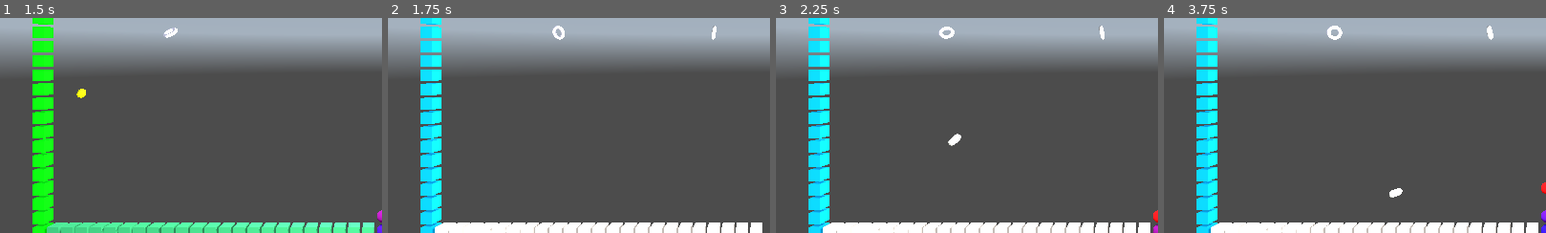
Above: before the commit, frames 1-4 (left to right).
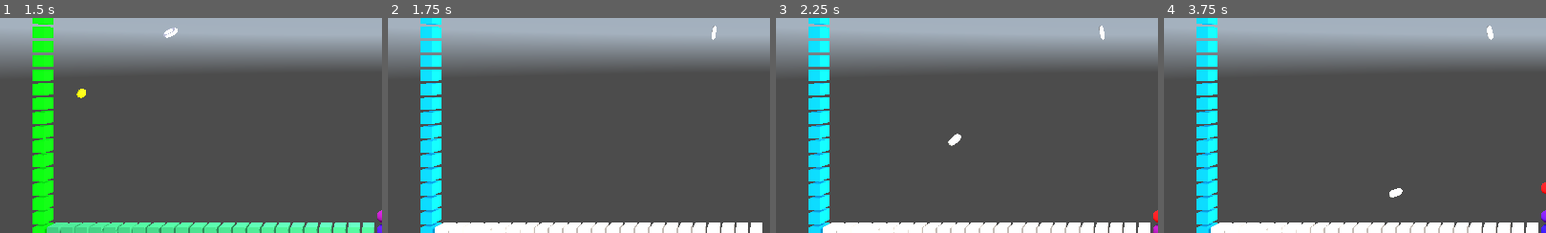
Above: after the commit, the same moments.

Repository: kasworld/gd4snakebyte3d
Game: Godot game, scene res://main.tscn
Two runs of this game, one before a commit and one after it. Both use one fixed random seed, a clock stepped at 60 frames per second and the inputs below. A sky picture missing from this copy of the repository is replaced by a grey-blue gradient.
Inputs (mouse positions are % of the whole screen's width and height, from its top left):
- Up to frame 1 (1.5 s): tap Enter at 0.5 s; move the mouse to (72, 45) at 0.52 s; hold Right 0.53-1.28 s; click (72, 45) at 0.67 s; move the mouse to (30, 55) at 1.27 s; hold Down from 1.28 s (still down)
- Up to frame 2 (1.75 s): keep holding Down
- Up to frame 3 (2.25 s): move the mouse to (60, 28) at 2.02 s; release Down at 2.03 s; hold Right from 2.03 s (still down)
- Up to frame 4 (3.75 s): move the mouse to (45, 70) at 2.77 s; release Right at 2.78 s; hold Up 2.78-3.53 s; click (45, 70) at 2.92 s; move the mouse to (80, 65) at 3.52 s; hold Left from 3.53 s (still down)
The pictures show only the part of the screen within x 0-50%, y 42-92%; the shares and areas given below are measured in that part.

Frame 1 is identical in both runs. In frame 2, 0.1% of the frame differs, in the area x 43-47%, y 3-11%; in frame 3, 0.1%; in frame 4, 0.2%, in the area x 42-47%, y 3-11%.

Commit message:
fix apple on snake die

Diff:
--- a/stage.gd
+++ b/stage.gd
@@ -43,6 +43,8 @@
 	for pl in plum_list:
 		pl.queue_free()
 	plum_list = []
+	for n in $AppleContainer.get_children():
+		n.queue_free()
 	apple_make_count = apple_eat_count
 	field = PlacedThings.new(Settings.FieldSize)
 	$Walls.init(field, wall_script)
@@ -98,7 +100,7 @@
 func add_apple() -> void:
 	apple_make_count +=1
 	var ap = apple_scene.instantiate().init(field, apple_make_count)
-	add_child(ap)
+	$AppleContainer.add_child(ap)
 
 func process_frame() -> void:
 	for p in plum_list:
--- a/stage.tscn
+++ b/stage.tscn
@@ -18,4 +18,6 @@
 [node name="AppleNumber" type="Label3D" parent="."]
 pixel_size = 0.05
 
+[node name="AppleContainer" type="Node3D" parent="."]
+
 [connection signal="timeout" from="Timer" to="." method="_on_timer_timeout"]
